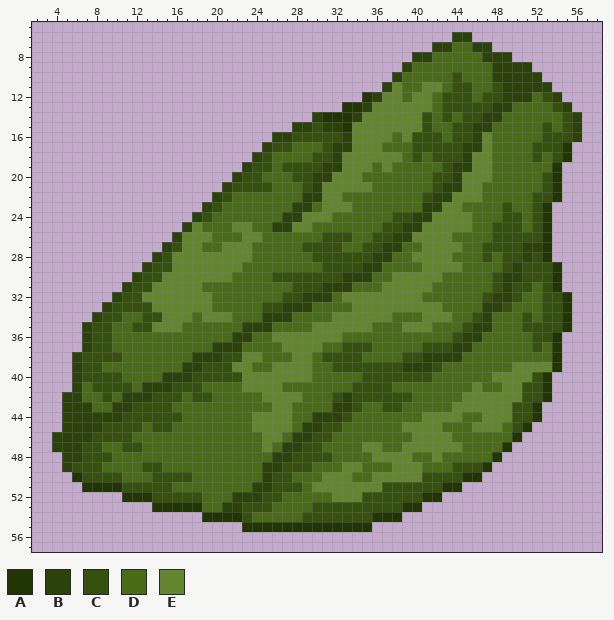
Pixel-art sprite -- textures/items/dye_powder_green.png. Above, as it was before the edit.
The file is 64x64 pixels. Shown: x 2..58, y 5..57.
Palette (. is transparent): A #223505  B #2c420b  C #36510d  D #4a6b18  E #63862e
Pixels before (only the part around the change), first column x 2:
 5 .........................................................
 6 ..........................................BB.............
 7 ........................................BBDDBB...........
 8 ......................................BBDDDDDBBB.........
 9 .....................................BDDDDDDDDBBBB.......
10 ....................................BDDDDDCDDDBBBBB......
11 ...................................BEDDEEDCCDDCBBBBB.....
12 .................................ABEEDEEDCCCDCCBBBDCB....
13 ...............................AABEEEEEEDCCCCCBBDDDDCB...
14 ............................BAAABEEEEEECDCDCCBBDDDDDDCB..
15 ..........................BBCBBAEEEEEEECDDCCBBDDDDDCDCB..
16 ........................BBCCCCCBEEEEDECCCDCCBEDDDDDCCCB..
17 .......................BCCDDDCBBEEEDDDCCCCCBBEDDDDCCCA...
18 ......................BCDDDDCCBEEEEEEDCDCCCBEEDDDDCDCA...
19 .....................BCCDCCCCBBEEEDEDDDDDCBBEEDDDDDDA....
20 ....................BCCDDDCCBBEEEDDDDDDDCCBEEEDDDDDCA....
21 ...................BCCCCDDDCBEEEEEDDDDDDCBBEEDDDDDDCA....
22 ..................BCDDDDDDDBBEEDDDDDDDDCBBEEEDDDDDCCA....
23 .................BCDDDDDDDBBDEEEDDDDDDDBBEEDDDDCDDCA.....
24 ................BCDDDDDDDBBEEEDDDDDDCCBBEEEEDDDCCDCA.....
25 ...............BEDDDEEDDBBEEDDDDDDDCCBBEEEEEDDCCCDCA.....
26 ..............BEEEDDDEEDDDDDDCCCDDCCBBEEEEDDDDCCCCCA.....
27 .............BCEEDDEEEDDDDDCCCCDDCCBBDDEEEEDDCCCCBBA.....
28 ............BCEEEEEEEEDDDDDDCCCCCCBBDDEEEEDDDCDCCBCA.....
29 ...........BCCEEEEEEEDDDDDDDDCCCCBBDDDDEEEEDDDDCBCCCA....
30 ..........BCCEEEEEEEDDDDCCCCCCCBBBDDEEEEEDDDDDCBBCCCA....
31 .........BCCEEEEEDDDDDDDDDCCCBBBDDDEEEEEDDDDDDCBCCDCA....
32 ........BCCEEEEEEEDDDDDDDCCBBBDEEEEEEEEDDDDDDCBBCDDCCA...
33 .......BCCCCEEEEEEDDDDDCCBBBDDDDEEEEEEEEEDDDDBBCDDDCCA...
34 ......BCCDDCCEEEDEEEDDDBBBDDDDEEEEEEDDDEEEDDCBDDDCDCCA...
35 .....BCCDDCCEEEDDDDDDBBBDDDDEEEEEEDDDEEEDDDCBBDDDCCCCA...
36 .....BCCDDDDDDDDDDDDBBDDEEEEEEEDDDDDDDDDDDCBBDDDDDCCA....
37 .....BCCDDDDDDDDDDBBBDDDDEEEEDDCCCDDDDDCCCBBDDDDDDCDA....
38 ....BCCCCDDDDDDDBBBCCEEDDDEEDCCCCDDDDCCBBBBDDDDDDDDDA....
39 ....BCCDDDDDDDDBBCCCEEDDEEEEDDCCCCCCCBBBCDDDDDDDEEEEA....
40 ....BCCCCDDDDBBBCCCCCEEEEEEEDDDDDCCCCCCCDDDDDDEEEECA.....
41 ....BDCCCCDBBBCCCDDDDEEEEDDDDDDDCCCCDDDDDDDDEDDEECCA.....
42 ...BBDDCDBBBCCCDCCDDDDDEEEEDDDCBCCCCCCDDDDDEEEEEECCA.....
43 ...BBBDDBBCCCCDDDDDDDDDDEEDDDDBBCDDCCDDDDDEEEEEECCA......
44 ...BBBBBBCCCCCCDDDDDDDEEEEDDBBBCDDDDDDDEEEEDDEEECCA......
45 ...BBBBCCCCDCCDDDDDDDDEEEEDBBCCDDDDDDEEEEDDDEEEDCA.......
46 ..BBBBCCCCDDDDDDDDDDDDDEEDBBCCDDDDDDDDEEEEDDDDDDA........
47 ..BBBCCDDCCDDDDDDDDDDDDEDBBCCDDDDEEDDEEEEEEDDDDA.........
48 ...BBCCCDDDDDDDDDDDDDDDDBBCCCCDDDDEEEEDDEDDDDDA..........
49 ...BCCCDDDDCCDDDDDDDDDDBBCCCDDDEEDDDEEEDDDCCCA...........
50 ....ACCCCDDDCCCCDDDDDDDBCCDDDEEEDDEEEEECCCCAA............
51 .....AAAACCCCCDDDDDDDDBBCCCDEEEEEEECCCCCCAA..............
52 .........AAACCCCCDDDBBBCCDDDDDEEECCCCCCAA................
53 ............AAAAADDBBCCCDDDDCCCCCCCCCAA..................
54 .................AAAACDDDDDCCCCCCCAAA....................
55 .....................AAAAAAAAAAAAA.......................
56 .........................................................
57 .........................................................
The same view after the edit:
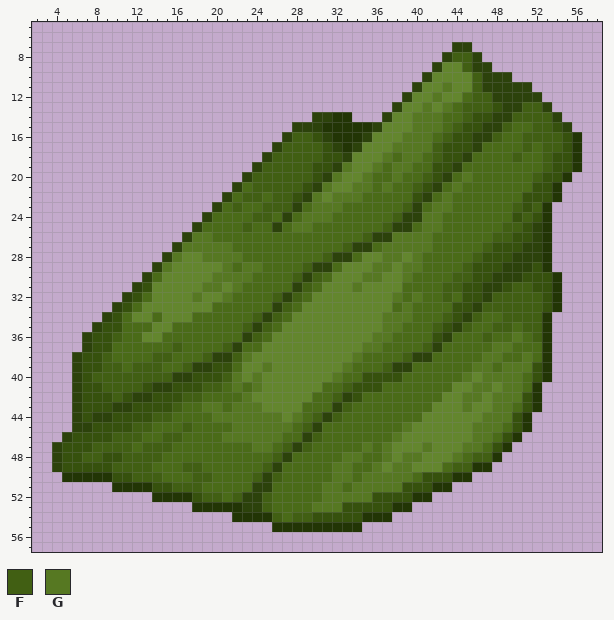
Colours new in this view: F #415f13  G #567822
Log entry: Autopush passed textures from 2024-02-25
What changed:
Changed rows in their new state; - is an unchanged pixel.
first column x 4:
 6 ----------------------------------------..-----------
 7 --------------------------------------..BB..---------
 8 ------------------------------------...BFFB...-------
 9 -----------------------------------...BEEFBB....-----
10 ----------------------------------...BEEEEFB--...----
11 ---------------------------------...B--GEEFBB---..---
12 -------------------------------....B--GEEDFFB---B..--
13 -----------------------------.....B--GEGDFFFC-BFFB..-
14 ---------------------------B--...B--GGGD-F-C-BFFFFB..
15 --------------------------BAA-AAB---GGG-F-C-BF--FFCB.
16 ----------------------.-FF-BAAAB--EGGGDF---BF--FFFF-A
17 ---------------------.BFFFF--AB--EGGGGF--C-D---FDFFCA
18 --------------------.BFFFFF-CB---GDGG-F---DD--F-DF-CA
19 -------------------.BFFFFF-C-G--GDGG--C--DDD-----FCCA
20 ------------------.BFFFFFFC-G--G--G--F-BDGDD----F-CA-
21 -----------------.BDFFFFF--G--GG-G--FCBDGDD-----C----
22 ----------------.B-FF-FFC-G-GGG-----CBDGDDD----C-----
23 ---------------.B-F--FFF-DGGGD-----FBDGGD----DFCF----
24 --------------.B----FF--DGGG------FB-GGDDD---D-F-----
25 -------------.B---DF---DGG-------FB-DGGDDD--DFFCB----
26 ------------.BGG---DD------DDD-FBBGGGGDD----FF--B----
27 -----------.BGGGGGDD-----DDDDFBBDGGGGGDDD--F---------
28 ----------.BG--GGGGD------DFBBDEEGGEGDDD--F-C-B-B----
29 ---------.BG-----GDGG----FBBDEEEGGEGGDDDDFCCCB-B-A.--
30 --------.BD-----GGGG--DDFBFDEEEGGE-GDDD-FFCCB--------
31 -------.B------GGEG-----BFDEEEGEE--DDD-FFCCBBCFFC----
32 ------.B-D----G-EG----FBFDEEE-----GDG--F-CCBFFFFF-A.-
33 -----.B-DE-----------DBFDEEEEE----DGDDD-CCBFFFFFF-A.-
34 ----.B--EED----DDD--F-FDEEEE-----GGG-DDFCBFD-FFFFA..-
35 ---.B-C-DD--D------F-F-EEE------EGGDDDFCBFDDFF-FFA..-
36 ------F--EE-------D-F--------EEEGG----CBDDDF--G-FA.--
37 ------------F---DF---EE----EEEEGG----FBDDD--GG--DA.--
38 -----FD---FF--DF-BFG-EEE--EEEEG----FB-DDD--GG--G-A.--
39 -----FF-FFF--F-B--D-EG----EEEGDDDFB-DDD---GG-GGGCA.--
40 ----FFFFFFFF-----FG-G-----EEG------DDD---GEGGGGD-----
41 ---C-FFFFC-----FF-GDG--EEEE--F---D------EEGGEGGDA.---
42 -.-CC-FC-----FFD---GE----E--F--DDDDD---EEGG-GGG-A.---
43 -.-CCC------F--GG-GGGE--E----FD--DD---EE-G--GGD------
44 -.-C--C---FFD---GGGGGGG-G-F-FD-----------EEGGG-A.----
45 -.--C---FFDD-F----GGGGGG-F-DD------G---EEEGGG--------
46 .-CC--FFF--FF----GGGGGG-D-FD------GE----EEGG-C-------
47 -CC-FFFFDFFF--------GG-F-FD----GDGE--G---GG-C--------
48 BCCFF-CFFFF-----------F-DDDD-GG-DG-GGE-EG-FF---------
49 BC---CFFFFD--FF------F-DDD--GGD-GEGG-EE-FFA----------
50 -A-AAA-CFFFDDDFF----F-FD---DGG-GGGGGD---A-.----------
51 ---...-AAA--FFF-------DDD-DGGDGGGGG---A-.------------
52 -------...AAAA-FF-F--FD----GGGGG----A-.--------------
53 ----------....-AAAABBF----GGG-----A-.----------------
54 ---------------...-AAAF-FF-----A--.------------------
55 -------------------...---------.---------------------
Where, in picture pixels (left, top, right, bottom), the same in both pictures:
changed: (52, 32, 582, 532)
